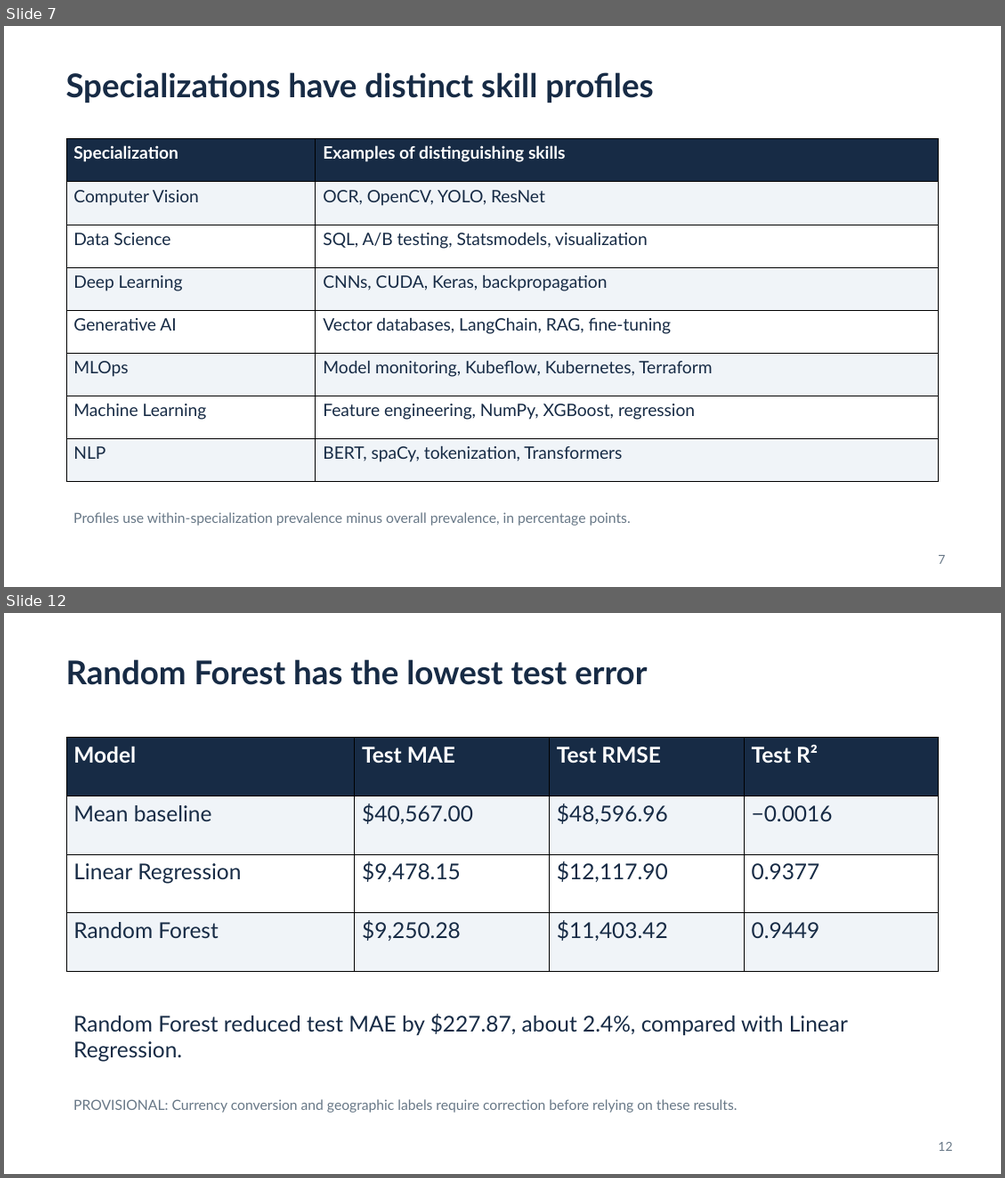
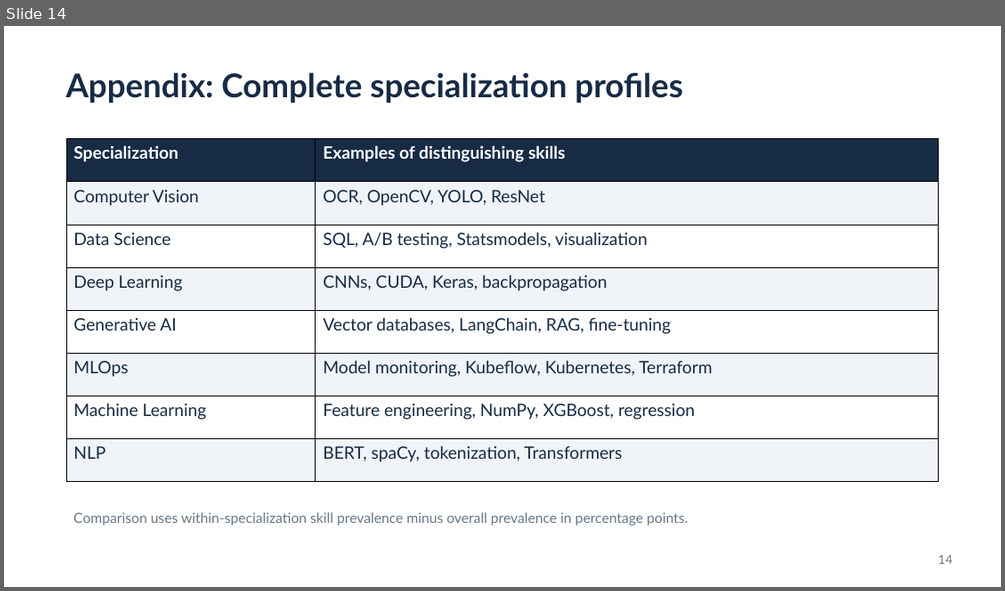
Before and after one commit to BruSalSprouts/ai-job-categories, a slide deck: reports/AI Jobs Project.pptx. Shown one above the other, each under a label of ours: slides 7 and 12 before the commit, slide 14 after it; the slides between them are not shown. The pictures are 1005x1178 and 1005x591 pixels, drawn with LibreOffice and Linux fonts; fonts in the diff are those of the drawing. Boxes give left, top, right and bottom in pixels: in the first picture for what was removed or moved away, otherwise in the second. Text is boxed around its words. In the diff, an @@ line names an element or a change of style, - is before the commit and + after.

```diff
--- a/reports/AI Jobs Project.pptx
+++ b/reports/AI Jobs Project.pptx
@@ slide 12 removed at [4,613,1001,1174], background #FFFFFF @@
@@ text removed at [66,659,647,685] @@
-Random Forest has the lowest test error
@@ table removed at [66,738,938,971], 4 rows, 4 columns @@
-Model | Test MAE | Test RMSE | Test R²
-Mean baseline | $40,567.00 | $48,596.96 | −0.0016
-Linear Regression | $9,478.15 | $12,117.90 | 0.9377
-Random Forest | $9,250.28 | $11,403.42 | 0.9449
@@ text removed at [73,1013,848,1062] @@
-Random Forest reduced test MAE by $227.87, about 2.4%, compared with Linear Regression.
@@ text removed at [73,1099,737,1112] @@
-PROVISIONAL: Currency conversion and geographic labels require correction before relying on these results.
@@ text removed at [938,1142,952,1151] @@
-12
@@ what was slide 7 is now slide 14 @@
@@ slide 14 changed as well @@
@@ text at [66,72,682,103]: text changed @@
-Specializations have distinct skill profiles
+Appendix: Complete specialization profiles
@@ text at [73,512,688,525]: text changed @@
-Profiles use within-specialization prevalence minus overall prevalence, in percentage points.
+Comparison uses within-specialization skill prevalence minus overall prevalence in percentage points.
@@ text at [938,555,952,564]: text changed @@
-7
+14
```
Also in this commit, not shown: 4 other slides changed, 10 slides added, 9 other slides removed, 1 other file.
